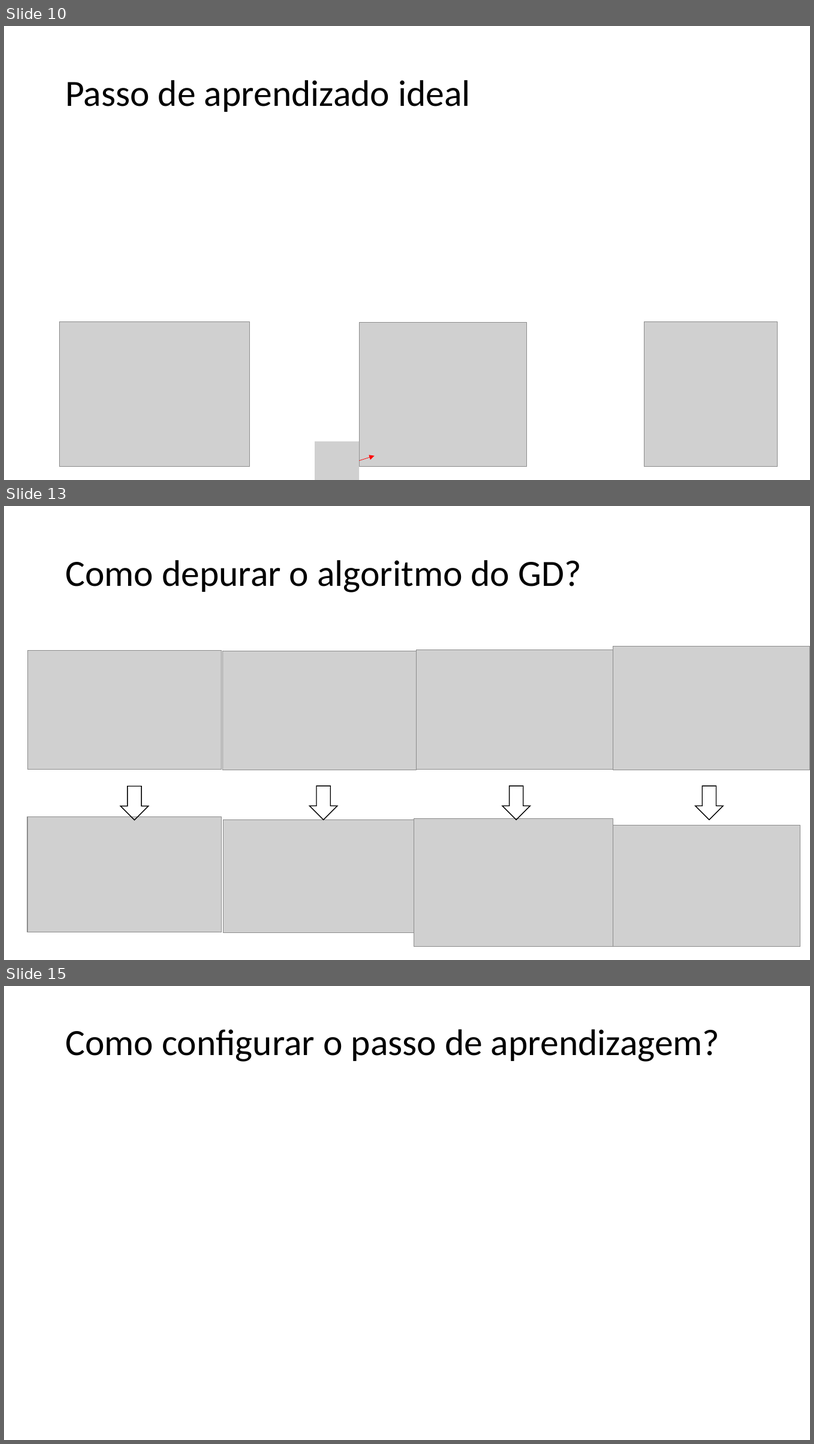
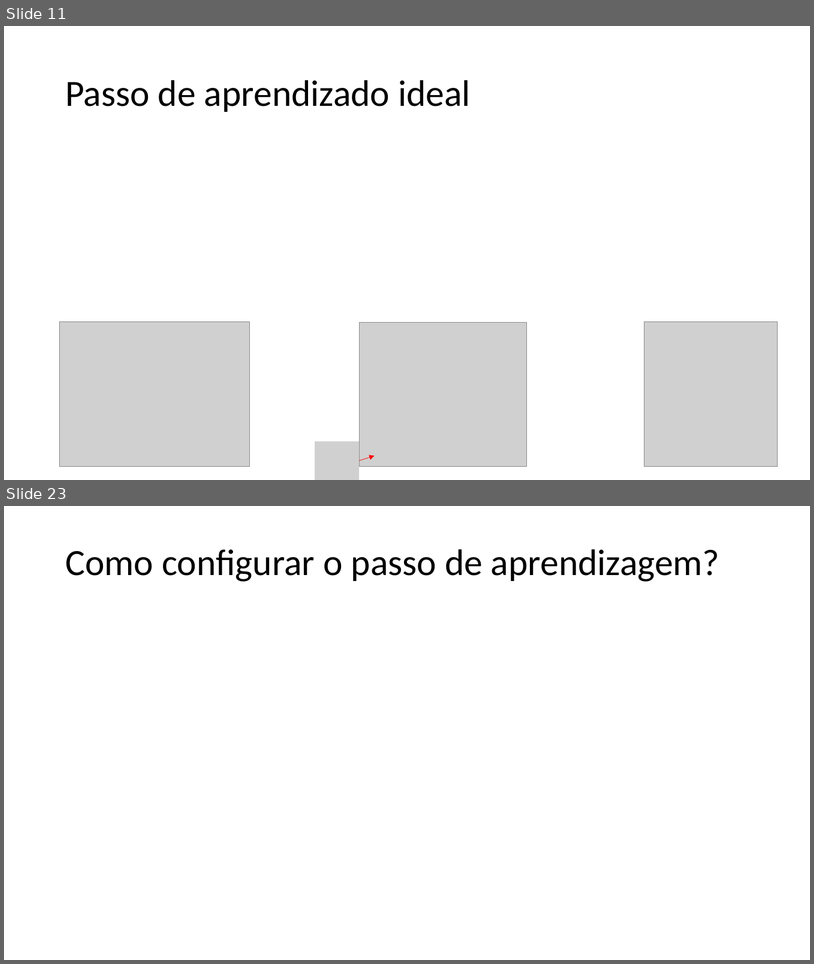
Before and after one commit to zz4fap/t319_aprendizado_de_maquina, a slide deck: slides/T319_Regressão_Linear (Parte III).pptx. Shown one above the other, each under a label of ours: slides 10, 13 and 15 before the commit, slides 11 and 23 after it; the slides between them are not shown. The pictures are 814x1444 and 814x964 pixels, drawn with LibreOffice and Linux fonts; fonts in the diff are those of the drawing; grey boxes stand for pictures. Boxes give left, top, right and bottom in pixels: in the first picture for what was removed or moved away, otherwise in the second. Text is boxed around its words. In the diff, an @@ line names an element or a change of style, - is before the commit and + after.

```diff
--- a/slides/T319_Regressão_Linear (Parte III).pptx
+++ b/slides/T319_Regressão_Linear (Parte III).pptx
@@ slide 13 removed at <box>4,506,810,960</box>, background #FFFFFF @@
@@ title removed at <box>65,560,581,592</box> @@
-Como depurar o algoritmo do GD?
@@ picture removed at <box>614,646,810,770</box> @@
@@ picture removed at <box>27,650,221,769</box> @@
@@ picture removed at <box>223,651,417,770</box> @@
@@ picture removed at <box>417,650,613,769</box> @@
@@ right arrow removed at <box>121,786,149,820</box> @@
@@ right arrow removed at <box>309,786,338,819</box> @@
@@ right arrow removed at <box>503,786,530,819</box> @@
@@ right arrow removed at <box>696,786,724,819</box> @@
@@ picture removed at <box>27,816,222,932</box> @@
@@ picture removed at <box>224,819,417,933</box> @@
@@ picture removed at <box>415,818,614,946</box> @@
@@ picture removed at <box>614,825,801,946</box> @@
@@ what was slide 10 is now slide 11 @@
@@ what was slide 15 is now slide 23 @@
```
Also in this commit, not shown: 1 slide changed, 12 slides added, 2 other slides removed, 6 other files.
